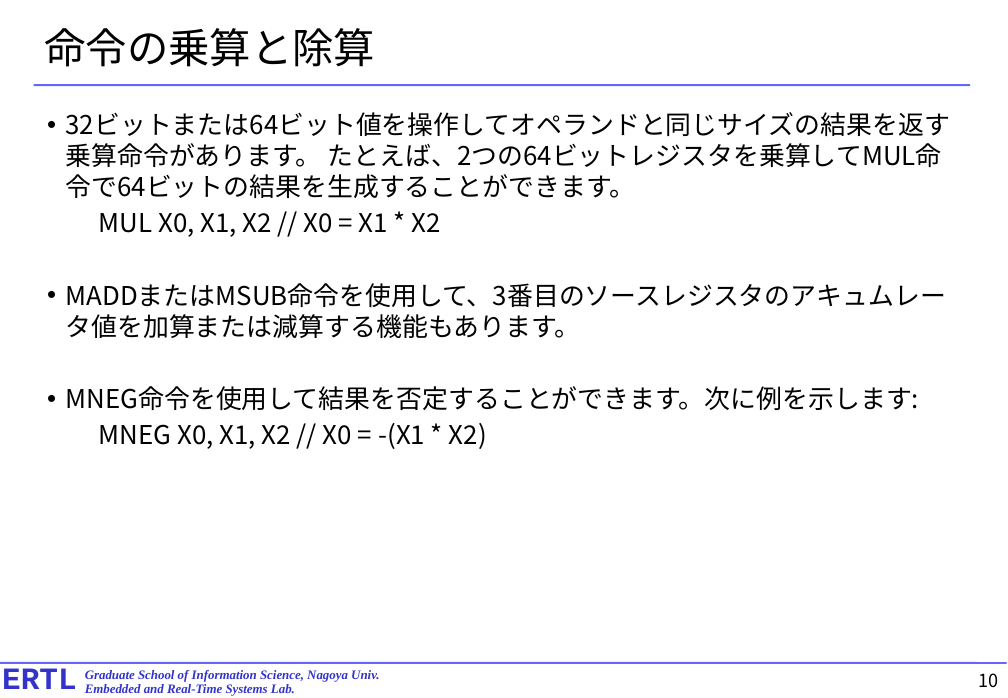
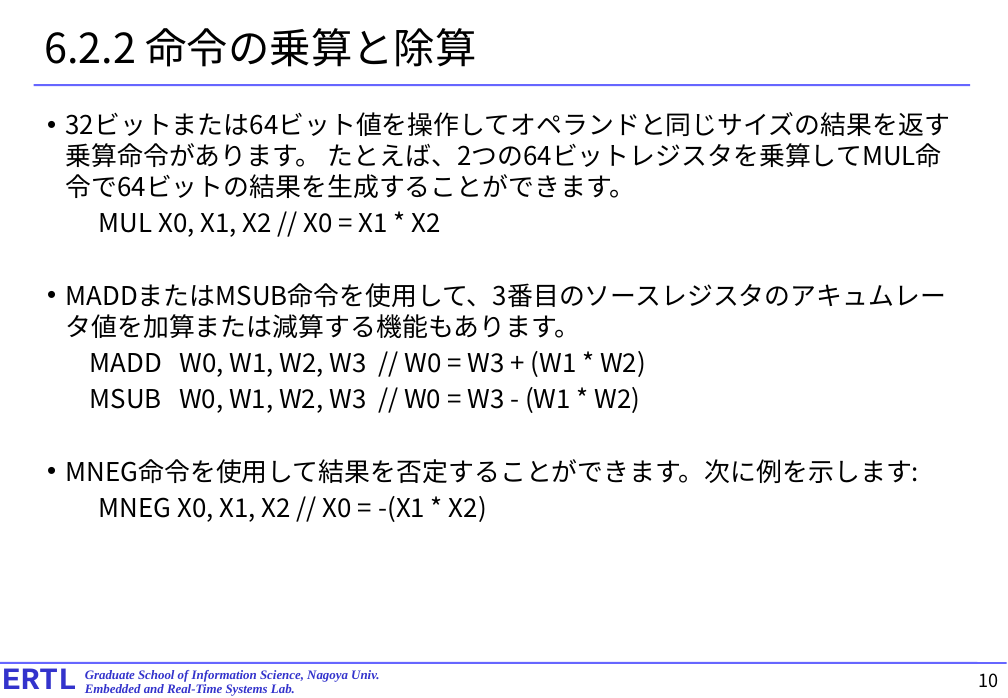
Before and after one commit to exshonda/arm64_basic, a slide deck: slide 10 of text/4.chapter6.pptx. Drawn at 1008x698 pixels with LibreOffice and Linux fonts; fonts in the diff are those of the drawing. Boxes give left, top, right and bottom in pixels: in the first picture for what was removed or moved away, otherwise in the second. Text is boxed around its words. In the diff, an @@ line names an element or a change of style, - is before the commit and + after.

```diff
--- a/text/4.chapter6.pptx
+++ b/text/4.chapter6.pptx
@@ title at [44,28,477,67]: text changed @@
-命令の乗算と除算
+6.2.2 命令の乗算と除算
@@ text at [90,351,646,413]: paragraphs added @@
+  MADD W0, W1, W2, W3 // W0 = W3 + (W1 * W2)
+  MSUB W0, W1, W2, W3 // W0 = W3 - (W1 * W2)
```
Also in this commit, not shown: 23 other slides changed, 4 slides added.
